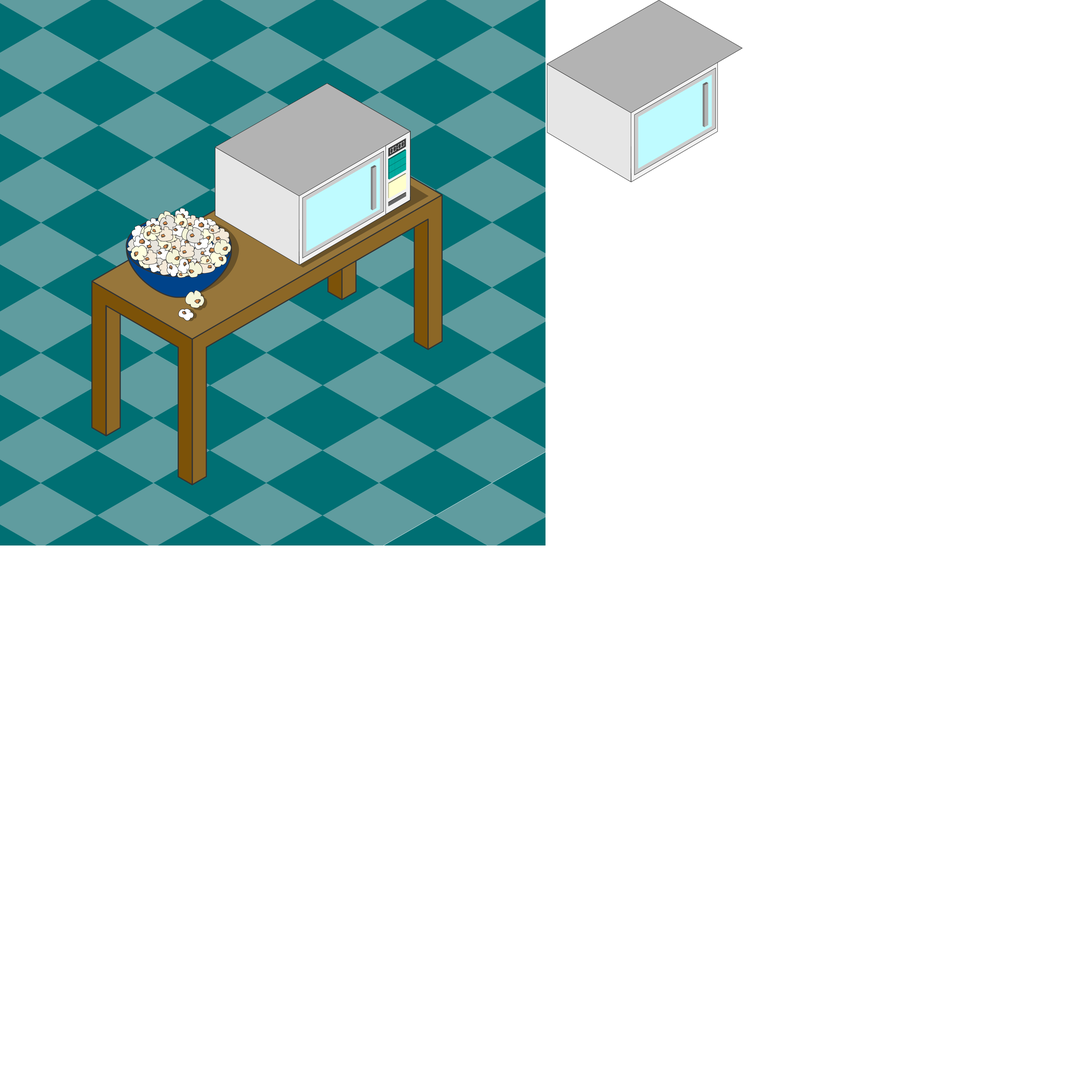
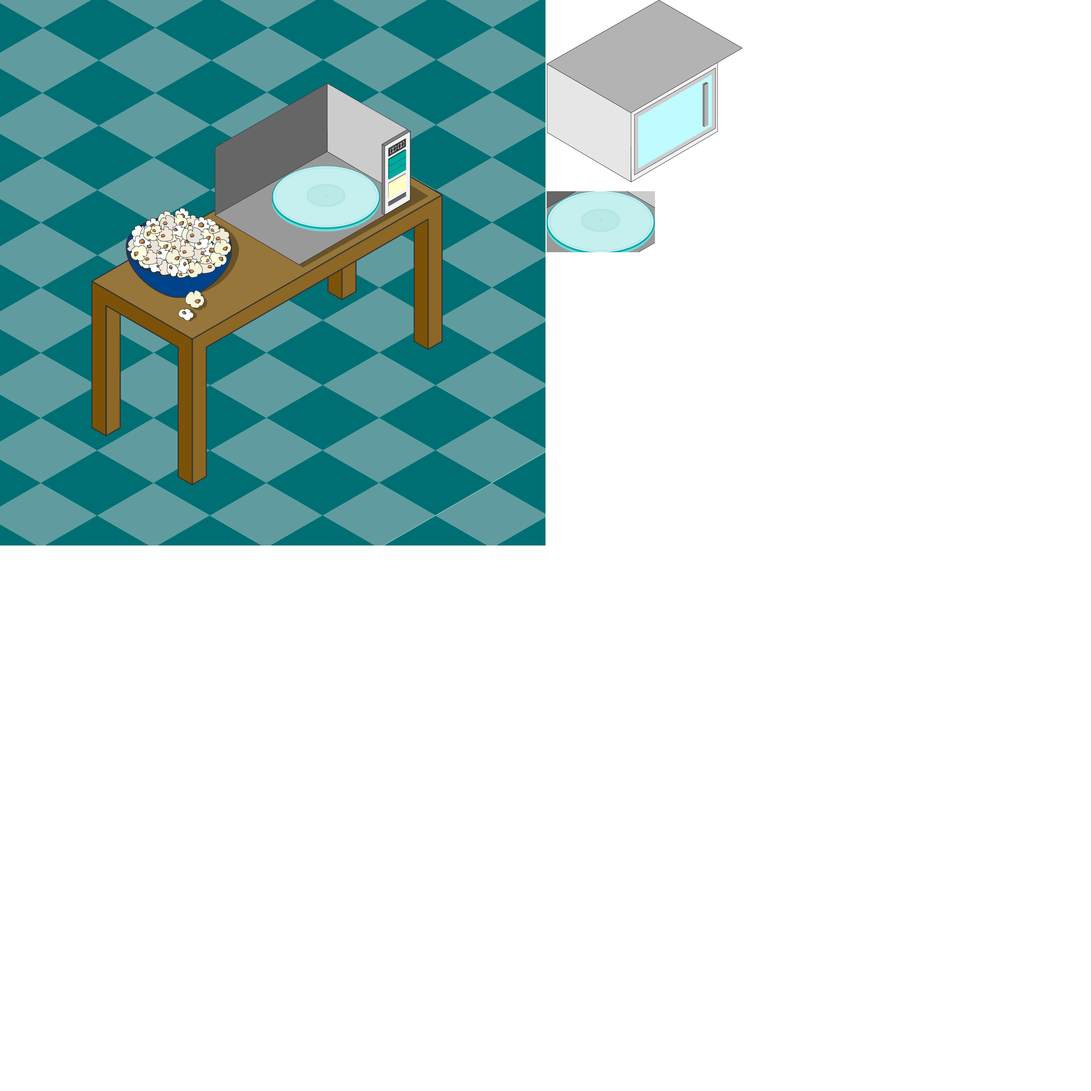
Layers edited between the first and the second 1091 x 1091 image:
renamed "Layer 1" to "Cover Example", hid it over bbox(214, 83, 411, 266)
added layer "Real Interior" above "GamePlay_Interior - 0, 0, 408, 232" over bbox(546, 191, 656, 253)
